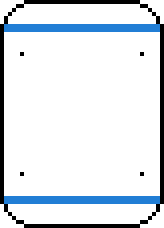
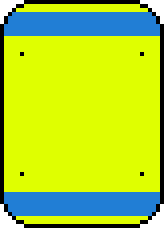
Revision of a layered 164px x 228px image; what changed, layer by layer:
painted on "Color bands" over <box>4,12,160,216</box>
painted on "Background" over <box>4,4,160,224</box>
